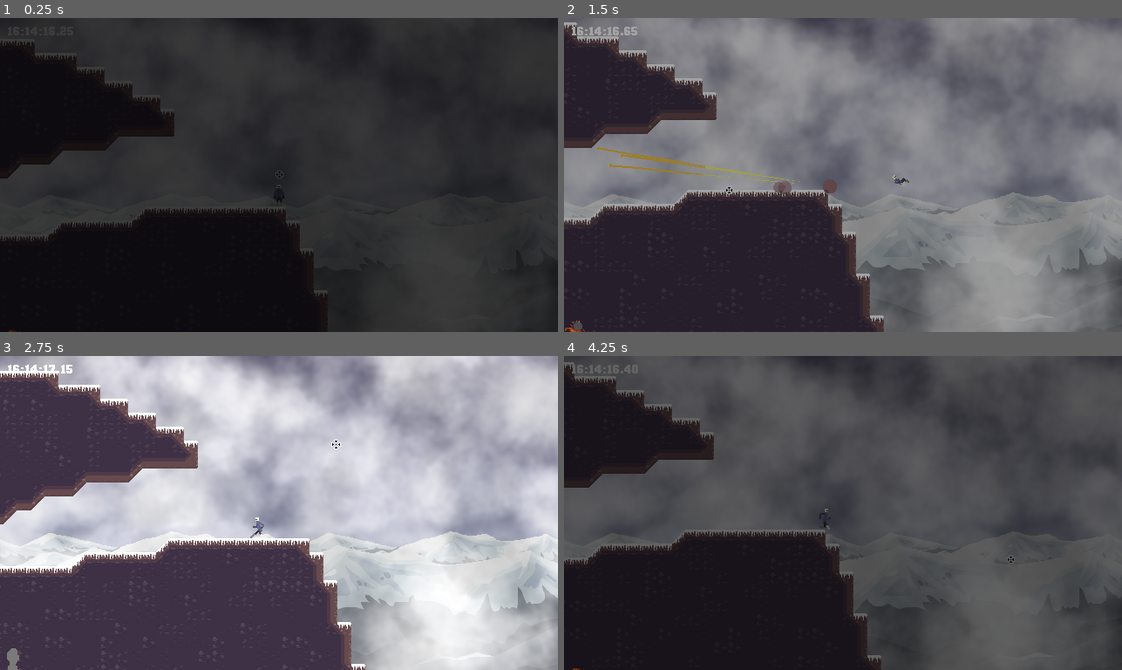
Above: before the commit, frames 1-4 (two rows, left to right).
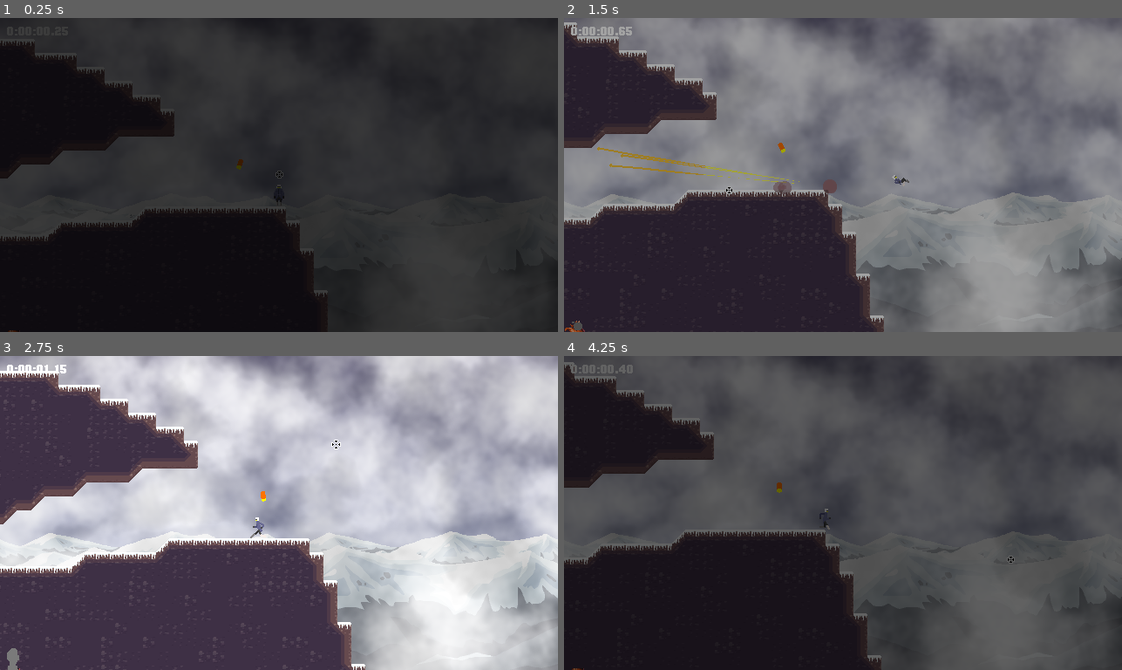
Above: after the commit, the same moments.

Repository: chris-pitre/shotgunlegs
Game: Godot game, scene res://scenes/main.tscn
Same seed, same stepped clock (60 frames per second), same inputs: the game is played once before the commit and once after it.
Inputs (mouse positions are in pixels of both pictures, inside the frame that each line leads up to):
- Up to frame 1 (0.25 s): no input
- Up to frame 2 (1.5 s): tap Enter (ui_accept) at 0.5, 0.77 s; move the mouse to (965, 159) at 0.52 s; hold D (ui_right) from 0.53 s (still down); click (965, 159) at 0.6 s; move the mouse to (731, 190) at 1.27 s; click (731, 190) at 1.35 s
- Up to frame 3 (2.75 s): tap Enter (ui_accept) at 1.52 s; move the mouse to (334, 443) at 2.02 s; release D (ui_right) at 2.03 s; hold A (ui_left) from 2.03 s (still down); click (334, 443) at 2.1 s
- Up to frame 4 (4.25 s): move the mouse to (815, 575) at 2.77 s; release A (ui_left) at 2.78 s; hold D (ui_right) from 2.78 s (still down); click (815, 575) at 2.85 s; tap Enter (ui_accept) at 3.02, 3.77 s; move the mouse to (1010, 560) at 3.52 s; click (1010, 560) at 3.6 s

The runs differ from the first frame. In frame 1, less than 0.1% of the frame differs, in the area x 42-44%, y 45-49%; in frame 2, 0.2%, in the area x 1-40%, y 2-44%; in frame 3, 0.2%; in frame 4, 0.2%.

Commit message:
Added a shell pickup prefab

Diff:
--- a/project.godot
+++ b/project.godot
@@ -27,6 +27,7 @@
 window/size/viewport_height=360
 window/size/mode=2
 window/size/initial_position_type=0
+window/vsync/vsync_mode=3
 window/stretch/mode="viewport"
 
 [gui]
--- a/scenes/actors/player/Player.gd
+++ b/scenes/actors/player/Player.gd
@@ -128,6 +128,11 @@
 			velocity.x = move_toward(velocity.x, get_floor_normal().x * SPEED_CAP, FRICTION)
 			velocity.y = move_toward(velocity.y, 1 * SPEED_CAP, GRAVITY)
 
+## Handles giving the player shells.
+func add_shells(x: int) -> void:
+	Game.UI.add_shells(x)
+	AMMO += x
+	shotgunReload.play()
 
 func set_max_shells(x: int) -> void:
 	MAX_AMMO = x
--- a/scenes/main.tscn
+++ b/scenes/main.tscn
@@ -1,10 +1,14 @@
-[gd_scene load_steps=3 format=3 uid="uid://bpyvbe8p46ek5"]
+[gd_scene load_steps=4 format=3 uid="uid://bpyvbe8p46ek5"]
 
-[ext_resource type="PackedScene" uid="uid://b84ffkkrq8ndd" path="res://scenes/ui/ui.tscn" id="1_s21y6"]
+[ext_resource type="PackedScene" uid="uid://b2r3y2d45ly8w" path="res://scenes/ui/ui.tscn" id="1_s21y6"]
 [ext_resource type="PackedScene" uid="uid://bt0q6adww2r82" path="res://scenes/scene_manager/scene_manager.tscn" id="2_667qg"]
+[ext_resource type="PackedScene" uid="uid://1a0sfp0ifqn7" path="res://scenes/prefabs/shell_pickup.tscn" id="3_qcmpa"]
 
 [node name="Main" type="Node"]
 
 [node name="UI" parent="." instance=ExtResource("1_s21y6")]
 
 [node name="SceneManager" parent="." instance=ExtResource("2_667qg")]
+
+[node name="Area2D" parent="." instance=ExtResource("3_qcmpa")]
+position = Vector2(827, -800)
--- /dev/null
+++ b/scenes/prefabs/Shell3D.gd
@@ -0,0 +1,4 @@
+extends Node3D
+
+func _process(delta):
+	rotation.y += delta * 4
--- /dev/null
+++ b/scenes/prefabs/shell_pickup.gd
@@ -0,0 +1,12 @@
+extends Area2D
+
+var picked_up = false
+
+func _on_body_entered(body):
+	if body is Player and not picked_up:
+		body.add_shells(1)
+		picked_up = true
+		visible = false
+		await get_tree().create_timer(1).timeout
+		picked_up = false
+		visible = true
--- /dev/null
+++ b/scenes/prefabs/shell_pickup.tscn
@@ -0,0 +1,84 @@
+[gd_scene load_steps=13 format=3 uid="uid://1a0sfp0ifqn7"]
+
+[ext_resource type="Script" path="res://scenes/prefabs/Shell3D.gd" id="1_6ruhd"]
+[ext_resource type="Script" path="res://scenes/prefabs/shell_pickup.gd" id="1_i74mt"]
+
+[sub_resource type="ViewportTexture" id="ViewportTexture_nolhd"]
+viewport_path = NodePath("SubViewport")
+
+[sub_resource type="ProceduralSkyMaterial" id="ProceduralSkyMaterial_ebepg"]
+sky_top_color = Color(1, 1, 1, 1)
+sky_horizon_color = Color(0, 0, 0, 1)
+ground_bottom_color = Color(0, 0, 0, 1)
+
+[sub_resource type="Sky" id="Sky_ngcs1"]
+sky_material = SubResource("ProceduralSkyMaterial_ebepg")
+
+[sub_resource type="Environment" id="Environment_gracx"]
+sky = SubResource("Sky_ngcs1")
+ambient_light_source = 3
+
+[sub_resource type="World3D" id="World3D_p5h4j"]
+environment = SubResource("Environment_gracx")
+
+[sub_resource type="StandardMaterial3D" id="StandardMaterial3D_8g8yr"]
+shading_mode = 0
+diffuse_mode = 3
+specular_mode = 1
+albedo_color = Color(1, 0.301961, 0, 1)
+
+[sub_resource type="CylinderMesh" id="CylinderMesh_jjnwh"]
+material = SubResource("StandardMaterial3D_8g8yr")
+height = 1.5
+radial_segments = 8
+
+[sub_resource type="StandardMaterial3D" id="StandardMaterial3D_ic4t5"]
+shading_mode = 0
+diffuse_mode = 3
+specular_mode = 1
+albedo_color = Color(1, 0.745098, 0, 1)
+
+[sub_resource type="CylinderMesh" id="CylinderMesh_hadf5"]
+material = SubResource("StandardMaterial3D_ic4t5")
+height = 0.5
+radial_segments = 8
+
+[sub_resource type="CircleShape2D" id="CircleShape2D_oofy2"]
+
+[node name="ShellPickup" type="Area2D"]
+collision_layer = 3
+collision_mask = 3
+script = ExtResource("1_i74mt")
+
+[node name="Sprite2D" type="Sprite2D" parent="."]
+texture = SubResource("ViewportTexture_nolhd")
+
+[node name="SubViewport" type="SubViewport" parent="."]
+own_world_3d = true
+world_3d = SubResource("World3D_p5h4j")
+transparent_bg = true
+size = Vector2i(16, 16)
+
+[node name="Camera3D" type="Camera3D" parent="SubViewport"]
+transform = Transform3D(1, 0, 0, 0, 1, 0, 0, 0, 1, 0, 0, 2)
+projection = 1
+size = 3.0
+
+[node name="Shell3D" type="Node3D" parent="SubViewport"]
+transform = Transform3D(0.866025, 0.5, 0, -0.5, 0.866025, 0, 0, 0, 1, 0, 0, 0)
+script = ExtResource("1_6ruhd")
+
+[node name="MeshInstance3D" type="MeshInstance3D" parent="SubViewport/Shell3D"]
+transform = Transform3D(1, 0, 0, 0, 1, 0, 0, 0, 1, 0, 0.3, 0)
+mesh = SubResource("CylinderMesh_jjnwh")
+skeleton = NodePath("../..")
+
+[node name="MeshInstance3D2" type="MeshInstance3D" parent="SubViewport/Shell3D"]
+transform = Transform3D(1, 0, 0, 0, 1, 0, 0, 0, 1, 0, -0.7, 0)
+mesh = SubResource("CylinderMesh_hadf5")
+skeleton = NodePath("../..")
+
+[node name="CollisionShape2D" type="CollisionShape2D" parent="."]
+shape = SubResource("CircleShape2D_oofy2")
+
+[connection signal="body_entered" from="." to="." method="_on_body_entered"]
--- a/scenes/levels/UI.gd
+++ b/scenes/ui/UI.gd
@@ -11,7 +11,8 @@
 var shake_frames_left := 4
 var shake_frames_track := 0
 var shaking := false
-var time = 58456.0
+var time = 0.0
+var num_shells = 3
 
 @onready var shake = $UI/UIMargin/Shake
 @onready var shell_container = $UI/UIMargin/Shake/ShellContainer
@@ -48,7 +49,9 @@
 
 ## Function to handle setting amount of ammo left for UI
 func set_shells(x: int) -> void:
-	shake_ui(8, 1, 16)
+	num_shells = x
+	if x < num_shells:
+		shake_ui(8, 1, 16)
 	for shell_icon in shell_container.get_children():
 		if int(shell_icon.name.right(1)) <= x:
 			shell_icon.texture = SHELL_SPRITE
@@ -82,6 +85,9 @@
 	shake_frames_track = 0
 	shaking = true
 
+func add_shells(x: int) -> void:
+	set_shells(num_shells + 1)
+
 func format_num_to_time(x: float) -> String:
 	var seconds = fmod(x, 60.0)
 	var minutes = fmod(x / 60.0, 60.0)
--- a/scenes/ui/ui.tscn
+++ b/scenes/ui/ui.tscn
@@ -1,13 +1,13 @@
-[gd_scene load_steps=6 format=3 uid="uid://b84ffkkrq8ndd"]
+[gd_scene load_steps=6 format=3 uid="uid://b2r3y2d45ly8w"]
 
-[ext_resource type="Script" path="res://scenes/levels/UI.gd" id="1_yophb"]
+[ext_resource type="Script" path="res://scenes/ui/UI.gd" id="1_us6ex"]
 [ext_resource type="Theme" uid="uid://b5cryc1r68bp6" path="res://assets/theme.tres" id="2_kea6p"]
 [ext_resource type="Script" path="res://scenes/levels/ShellContainer.gd" id="3_74gyb"]
 [ext_resource type="Texture2D" uid="uid://4bbxa3whaa3j" path="res://assets/uisprites/shotgunlegs.png" id="3_n45r0"]
 [ext_resource type="FontFile" uid="uid://d0ru4yoiyf31k" path="res://KarenFat.ttf" id="4_wqmom"]
 
 [node name="UI" type="CanvasLayer"]
-script = ExtResource("1_yophb")
+script = ExtResource("1_us6ex")
 
 [node name="DebugUI" type="Control" parent="."]
 visible = false
Renamed: scenes/levels/DebugUI.gd -> scenes/ui/DebugUI.gd
